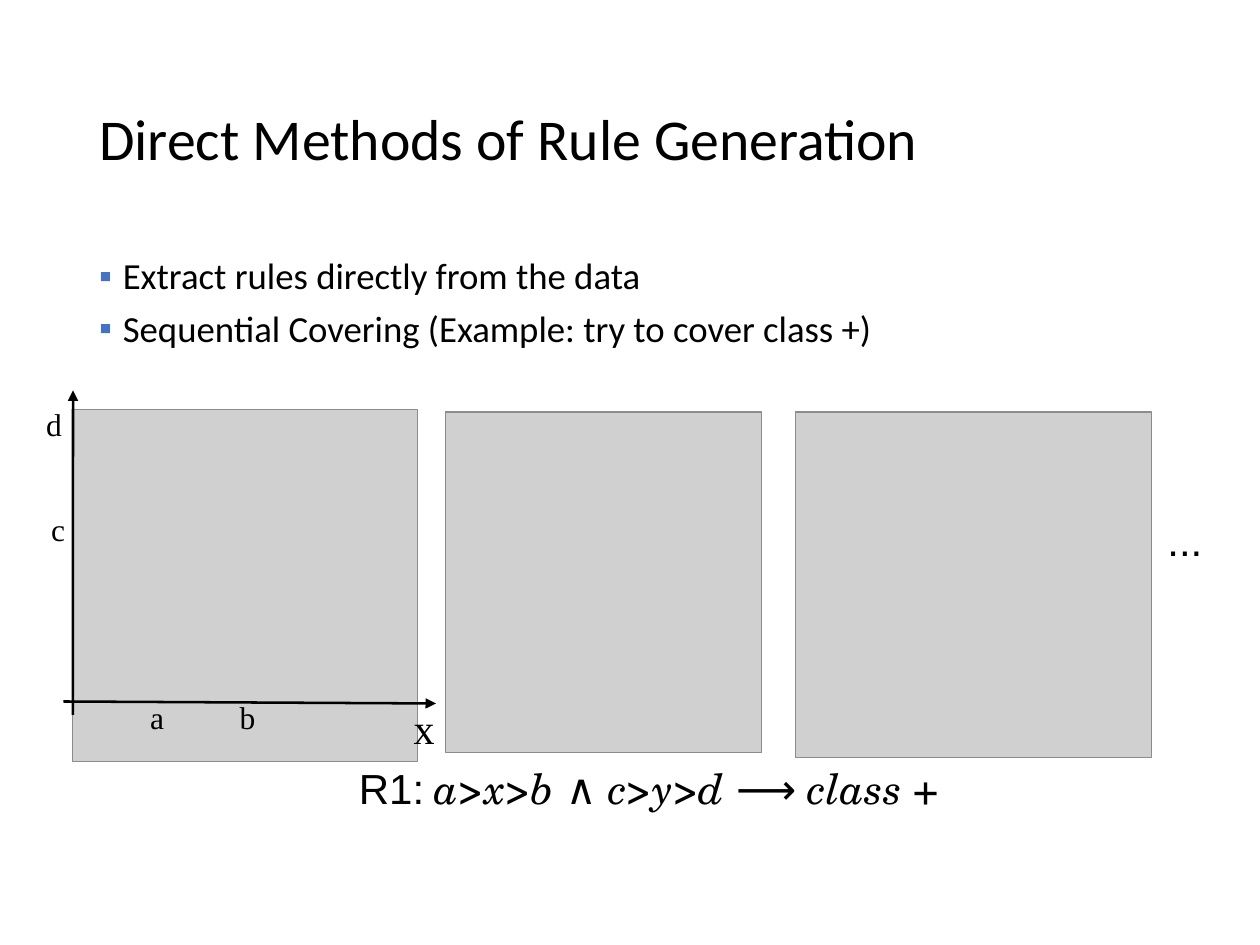
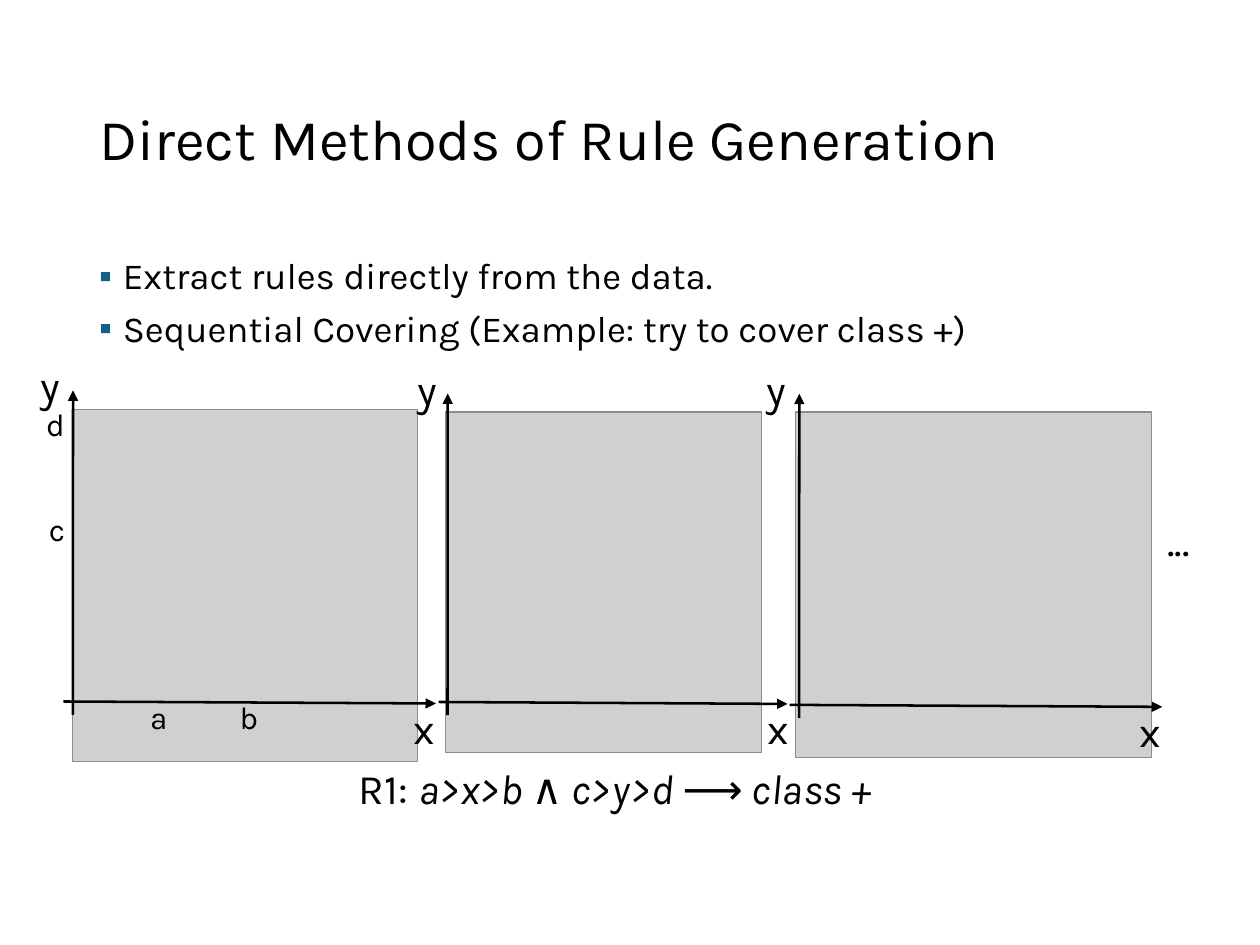
Before and after one commit to mhahsler/Introduction_to_Data_Mining_R_Examples, a slide deck: slide 8 of slides/chap4_alternative_classification.pptx. Drawn at 1260x945 pixels with LibreOffice and Linux fonts; fonts in the diff are those of the drawing; grey boxes stand for pictures. Boxes give left, top, right and bottom in pixels: in the first picture for what was removed or moved away, otherwise in the second. Text is boxed around its words. In the diff, an @@ line names an element or a change of style, - is before the commit and + after.

```diff
--- a/slides/chap4_alternative_classification.pptx
+++ b/slides/chap4_alternative_classification.pptx
@@ title "Direct Methods of Rule Generation" at [99, 120, 999, 161]: font Calibri to Karla @@
@@ text at [123, 263, 713, 298]: text changed; font Calibri to Karla @@
-▪ Extract rules directly from the data
+▪ Extract rules directly from the data.
@@ text at [123, 315, 925, 351]: font Calibri to Karla in "Sequential Covering (Example: try to cover class ..."; bullet colour #4472C4 to #156082 @@
@@ text added at [40, 381, 60, 412], 24 pt, text #000000 @@
+y
@@ group added at [418, 385, 788, 744]: 2 texts, 2 arrows @@
+x
+y
@@ group added at [766, 385, 1162, 758]: 2 texts, 2 arrows @@
+x
+y
@@ font Times New Roman to Karla in 5 elements at [414, 706, 435, 755], [150, 701, 167, 730], [240, 701, 259, 730], [46, 408, 65, 437], [49, 525, 65, 542] @@
@@ text "..." at [1155, 509, 1216, 577]: font Arial to Karla @@
@@ text "R1: a>x>b ∧ c>y>d ⟶ ..." at [359, 775, 843, 815]: font Arial to Karla in "R1:"; font TeX Gyre Schola to Karla in "a>x>b ∧ c>y>d ⟶ class +" @@
```
Also in this commit, not shown: 54 other slides changed, 1 slide added, 1 other file.
